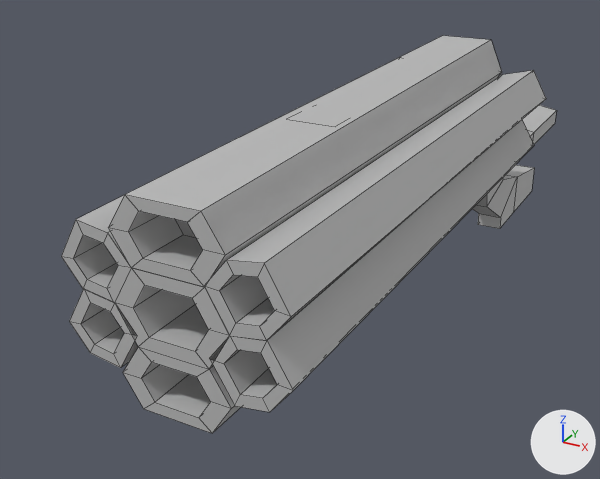
What one commit did to the FBX model Assets/3D Models/Player Weapons/ShotgunBlockOut.fbx.
Before and after are seen from a 50 mm camera at (0.00539, -0.03048, 0.02238) aimed at (-0.00187, -0.01729, 0.01578). The axes (+X, +Y, +Z) are drawn at lower right. The lights are the same throughout. Mesh edges are drawn as thin lines. Where no turn or scale is listed for an object, it has been applied to the vertices.

The first picture shows 'Barrel', 'Handle'.
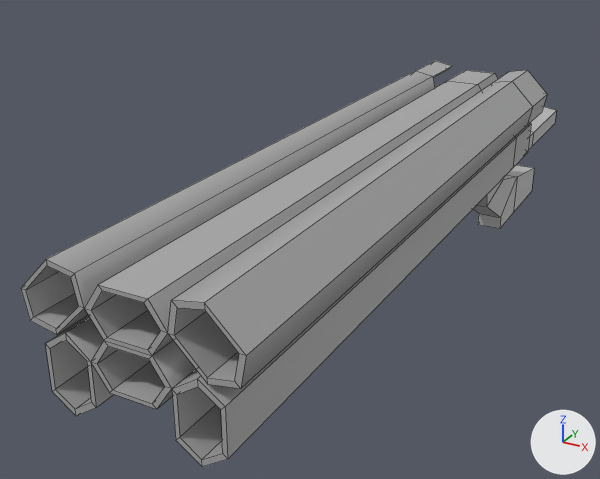
Where the change shows, as pixel boxes (x1, y1, x2, y2) in the pictures (600 x 479 px):
'Barrels', added: after (21, 61, 547, 467)
'Barrel', deleted: before (61, 36, 546, 433)

The edits, one by one:
Material 'standardSurface1' (mat_standardsurface1) is new.
Its base color is (0.4, 0.4, 0.4) (grey #aaaaaa).
Mesh me_mesh_001_1 is new.
It has 252 vertices, 251 faces and spans x -0.00153..0.00153, y -0.01084..0.00133, z -0.00057..0.00149.
It uses material mat_standardsurface1 (grey #aaaaaa).
Object 'Barrel' (ob_barrel) is deleted.
Object 'Barrels' (ob_barrels) is new; it shows me_mesh_001_1.
Its location is (0.0, -0.01371, 0.01701).
